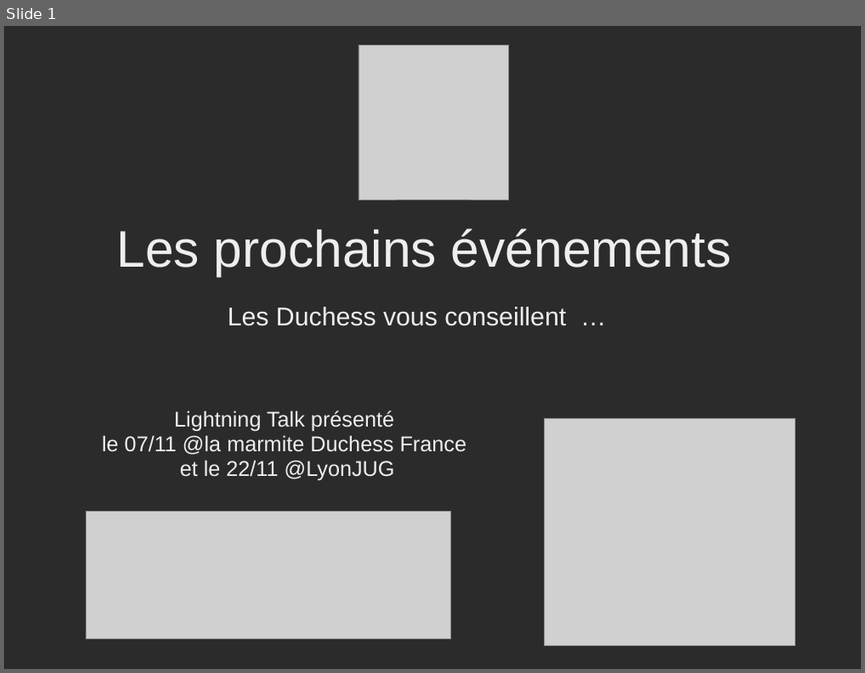
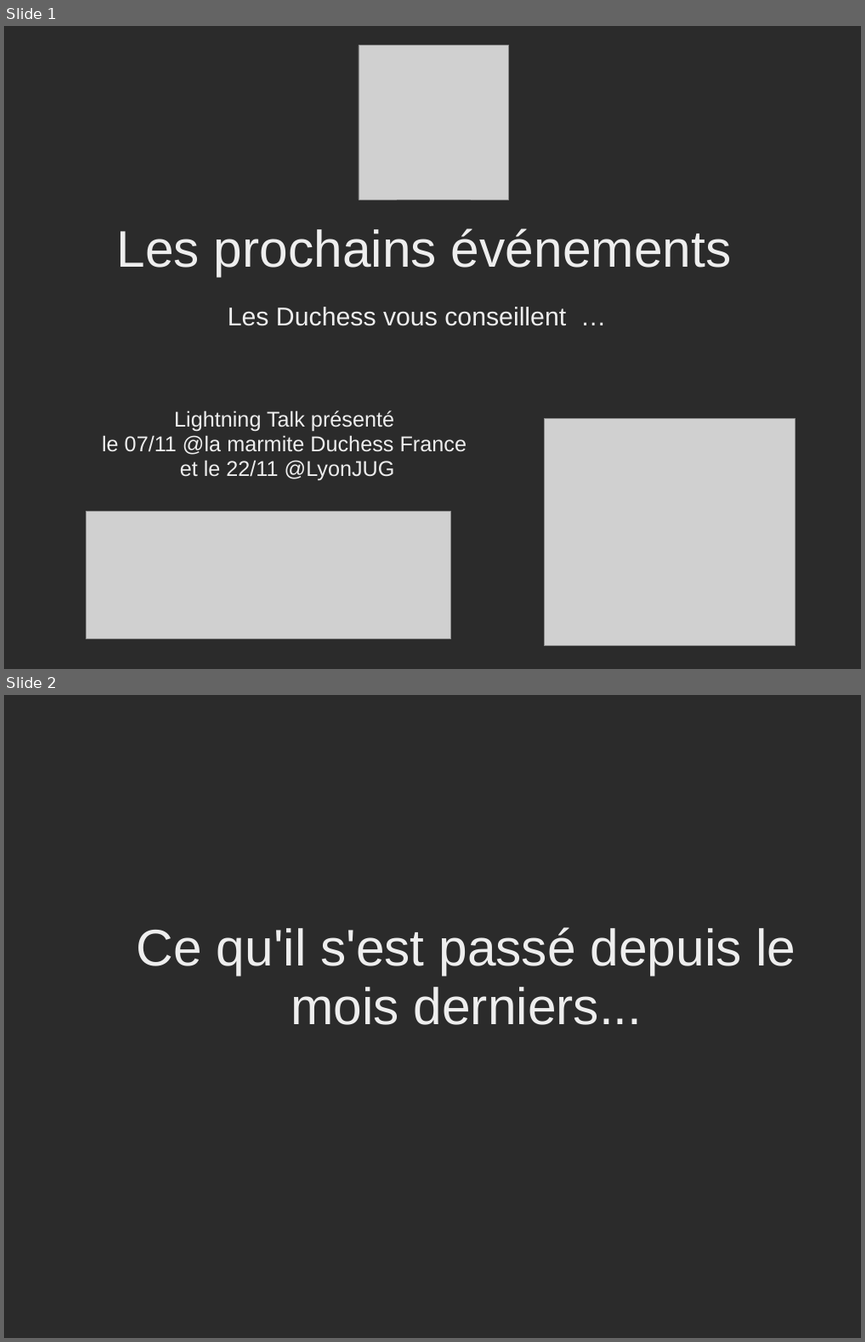
Before and after one commit to DuchessFrance/duchessfr, a slide deck: session/2011/11/DuchessAdvice_events_22november2011.ppt. Shown one above the other, each under a label of ours: slide 1 before the commit, slides 1 and 2 after it. The pictures are 865x673 and 865x1342 pixels, drawn with LibreOffice and Linux fonts; fonts in the diff are those of the drawing; grey boxes stand for pictures; background and template pictures are left out; a plain dark background stands for a picture behind light text. Boxes give left, top, right and bottom in pixels: in the first picture for what was removed or moved away, otherwise in the second. Text is boxed around its words. In the diff, an @@ line names an element or a change of style, - is before the commit and + after.

```diff
--- a/session/2011/11/DuchessAdvice_events_22november2011.ppt
+++ b/session/2011/11/DuchessAdvice_events_22november2011.ppt
@@ slide 2 added at [4,695,861,1338], background picture (left out) @@
@@ title added at [137,927,795,1025], 48 pt, text #EEEEEE @@
+Ce qu'il s'est passé depuis le mois derniers...
```
Also in this commit, not shown: 1 slide changed, 2 other slides added, 1 other file.
